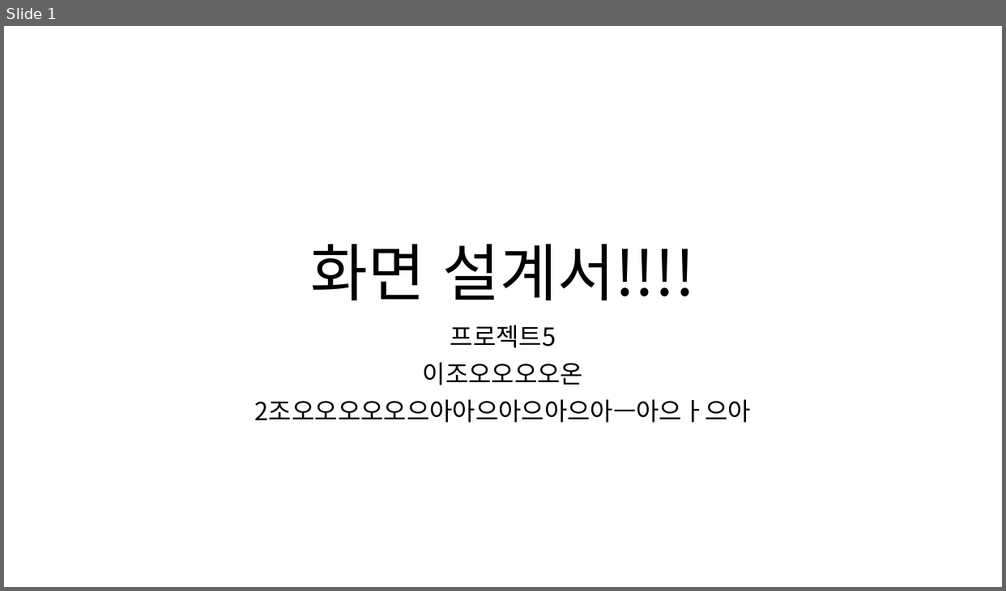
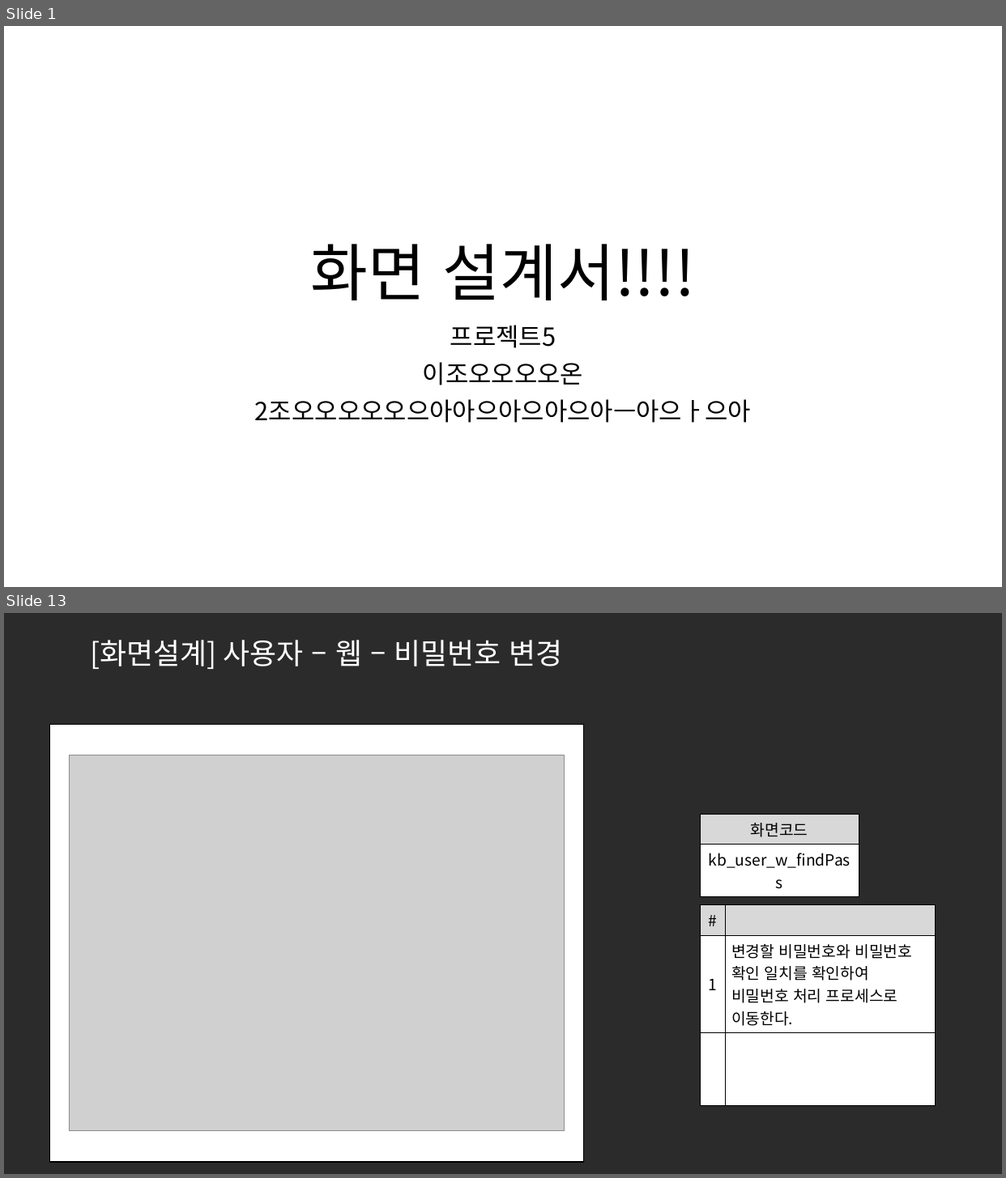
Before and after one commit to ezenteam2/e-Zone, a slide deck: 0 발표용 파워포인트/0417 3차발표/0417 project05 - 파워포인트 - 기범.pptx. Shown one above the other, each under a label of ours: slide 1 before the commit, slides 1 and 13 after it; the slides between them are not shown. The pictures are 1006x591 and 1006x1178 pixels, drawn with LibreOffice and Linux fonts; fonts in the diff are those of the drawing; grey boxes stand for pictures; background and template pictures are left out; a plain dark background stands for a picture behind light text. Boxes give left, top, right and bottom in pixels: in the first picture for what was removed or moved away, otherwise in the second. Text is boxed around its words. In the diff, an @@ line names an element or a change of style, - is before the commit and + after.

```diff
--- a/0 발표용 파워포인트/0417 3차발표/0417 project05 - 파워포인트 - 기범.pptx
+++ b/0 발표용 파워포인트/0417 3차발표/0417 project05 - 파워포인트 - 기범.pptx
@@ slide 13 added at <box>4,613,1002,1174</box>, background picture (left out) @@
@@ title added at <box>90,640,563,669</box>, 28 pt, text #FFFFFF @@
+[화면설계] 사용자 – 웹 – 비밀번호 변경
@@ rectangle added at <box>49,725,584,1162</box>, fill #FFFFFF, outline #000000 1 pt @@
@@ picture added at <box>69,756,564,1131</box> @@
@@ table added at <box>701,815,859,871</box>, 2 rows, 1 columns @@
+화면코드
+kb_user_w_findPass
@@ table added at <box>701,905,936,1091</box>, 3 rows, 2 columns @@
+# | 
+1 | 변경할 비밀번호와 비밀번호 확인 일치를 확인하여 비밀번호 처리 프로세스로 이동한다.
+ | 
```
Also in this commit, not shown: 15 other slides added, 1 other file.
